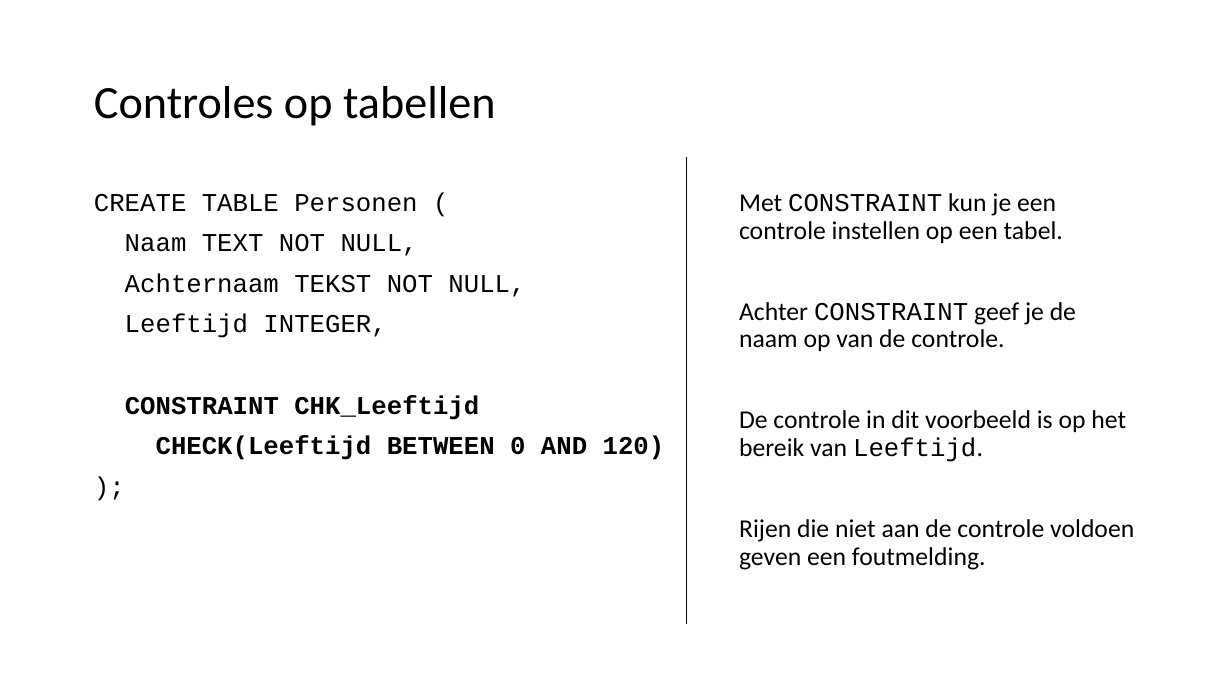
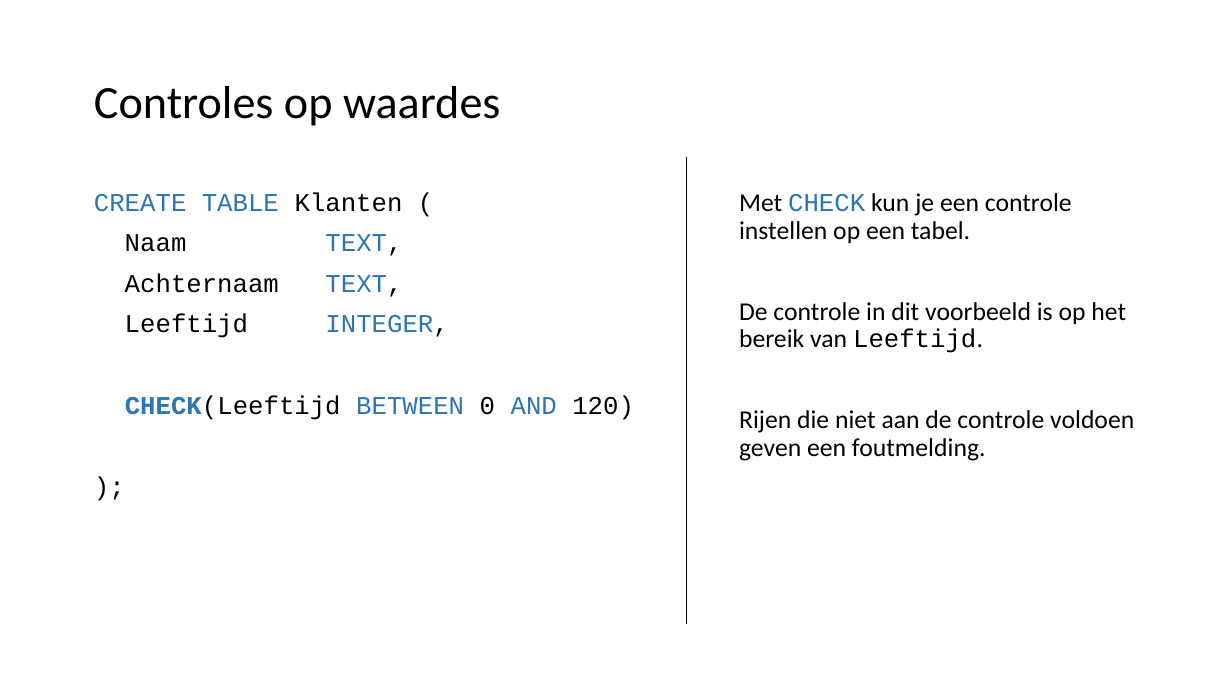
Before and after one commit to LFKoning/knowledge-sharing, a slide deck: slide 31 of sql_course/2_database_design/2_database_design.pptx (slide 27 before the commit). Drawn at 1232x693 pixels with LibreOffice and Linux fonts; fonts in the diff are those of the drawing. Boxes give left, top, right and bottom in pixels: in the first picture for what was removed or moved away, otherwise in the second. Text is boxed around its words. In the diff, an @@ line names an element or a change of style, - is before the commit and + after.

```diff
--- a/sql_course/2_database_design/2_database_design.pptx
+++ b/sql_course/2_database_design/2_database_design.pptx
@@ title at box(94, 86, 500, 126): text changed @@
-Controles op tabellen
+Controles op waardes
@@ text at box(94, 192, 403, 297): text changed @@
-CREATE TABLE Personen (
-Naam TEXT NOT NULL,
-Achternaam TEKST NOT NULL,
+CREATE TABLE Klanten (
+Naam TEXT,
+Achternaam TEXT,
@@ text at box(739, 193, 1072, 243): text changed @@
-Met CONSTRAINT kun je een controle instellen op een tabel.
-Achter CONSTRAINT geef je de naam op van de controle.
+Met CHECK kun je een controle instellen op een tabel.
@@ text at box(125, 314, 634, 420): text colour #000000 to #2E75B6 in "INTEGER,", "CHECK(Leeftijd BETWEEN AND"; bold off in "CHECK(Leeftijd BETWEEN 0 AND 120)" @@
@@ text at box(125, 395, 479, 420): paragraph removed @@
-CONSTRAINT CHK_Leeftijd
```
Also in this commit, not shown: 17 other slides changed, 14 slides added, 2 slides removed.
